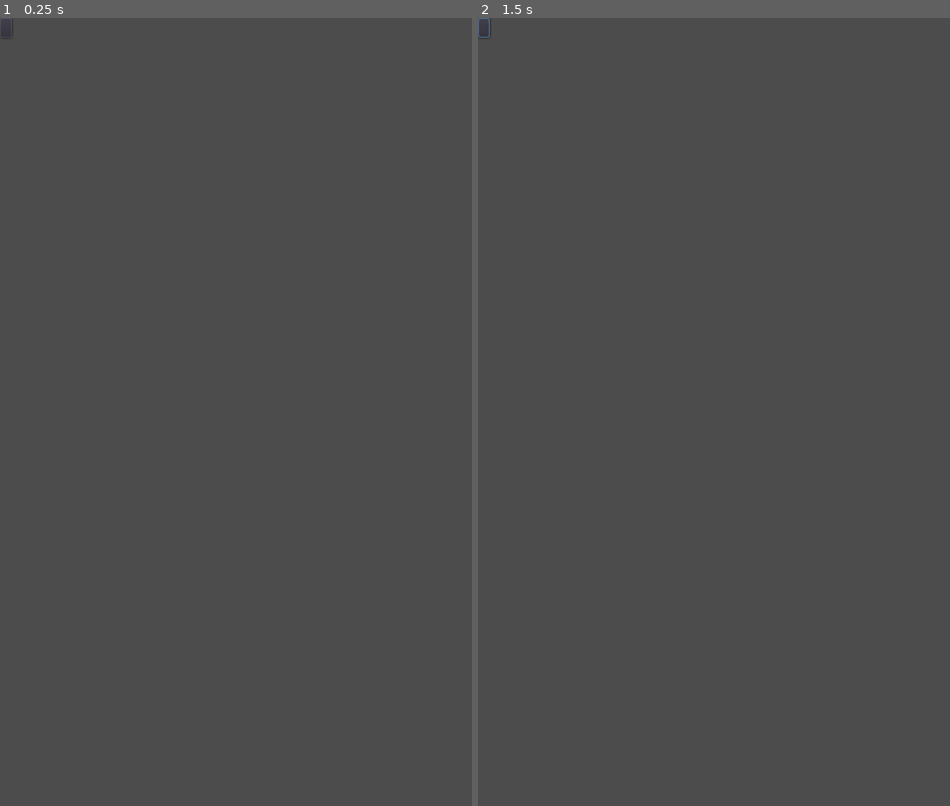
Above: before the commit, frames 1-2 (left to right).
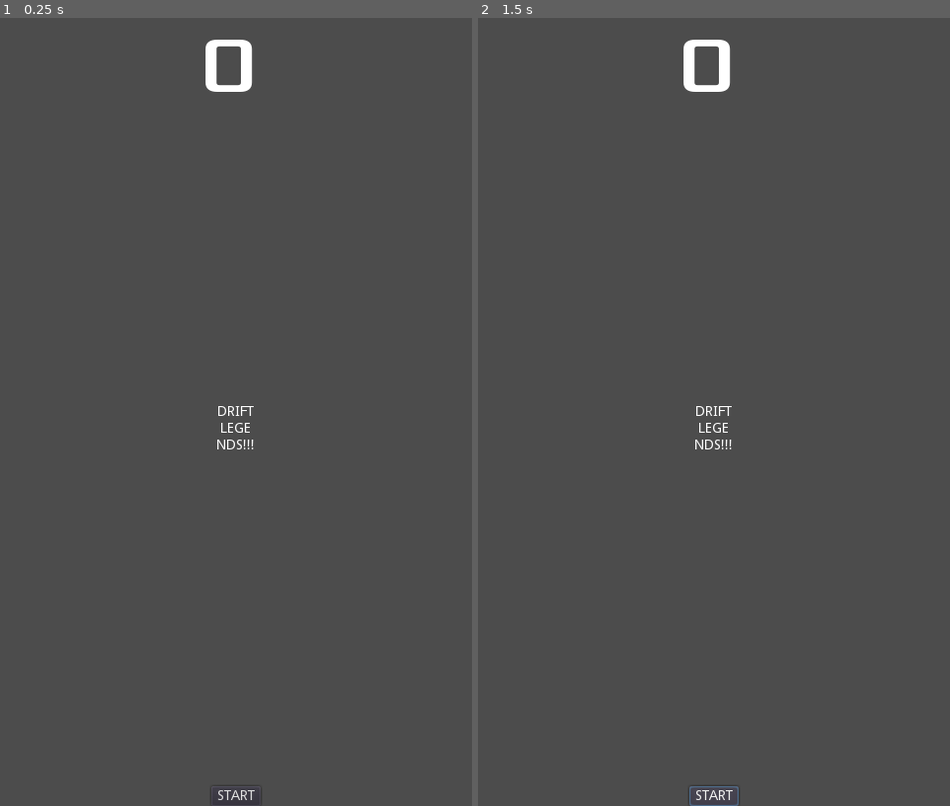
Above: after the commit, the same moments.

Repository: 20Deepshikha/final-project-gameteam
Game: Godot game, scene res://HUD.tscn
The game is run twice, just before and just after one commit, with the same random seed, the same clock (stepped at 60 frames per second) and the same inputs. This scene is started directly instead of the project's main scene.
Inputs (mouse positions are in pixels of both pictures, inside the frame that each line leads up to):
- Up to frame 1 (0.25 s): no input
- Up to frame 2 (1.5 s): click (482, 25) at 0.52 s; click (714, 798) at 1.25 s, where only the run after the commit has a clickable "START"

The runs differ from the first frame. In frame 1, 0.6% of the frame differs, in the area x 43-54%, y 2-100%; in frame 2, 0.6%, in the area x 0-56%, y 0-100%.

Commit message:
I am adding the start button

Diff:
--- /dev/null
+++ b/HUD.gd
@@ -0,0 +1,32 @@
+extends CanvasLayer
+
+signal start_game
+# Declare member variables here. Examples:
+# var a = 2
+# var b = "text"
+
+
+# Called when the node enters the scene tree for the first time.
+func show_message(text):
+	$Message.text = text
+	$Message.show()
+	$MessageTimer.start()
+
+func show_game_over():
+	show_message("Game Over")
+	# Wait until the MessageTimer has counted down.
+	await $MessageTimer.timeout
+
+	$Message.text = "Dodge the\nCreeps!"
+	$Message.show()
+	# Make a one-shot timer and wait for it to finish.
+	await get_tree().create_timer(1.0).timeout
+	$StartButton.show()
+func update_score(score):
+	$ScoreLabel.text = str(score)
+func _on_start_button_pressed():
+	$StartButton.hide()
+	start_game.emit()
+
+func _on_message_timer_timeout():
+	$Message.hide()
--- a/HUD.tscn
+++ b/HUD.tscn
@@ -1,17 +1,46 @@
-[gd_scene format=2]
+[gd_scene load_steps=3 format=2]
+
+[ext_resource path="res://Xolonium-Regular.ttf" type="DynamicFontData" id=1]
+
+[sub_resource type="DynamicFont" id=1]
+size = 80
+font_data = ExtResource( 1 )
 
 [node name="HUD" type="CanvasLayer"]
 
-[node name="Label" type="Label" parent="."]
-margin_right = 40.0
-margin_bottom = 14.0
+[node name="ScoreLabel" type="Label" parent="."]
+anchor_left = 0.5
+anchor_right = 0.5
+margin_left = -36.0
+margin_right = 36.0
+margin_bottom = 97.0
+custom_fonts/font = SubResource( 1 )
+text = "0"
 
-[node name="Label2" type="Label" parent="."]
-margin_right = 40.0
-margin_bottom = 14.0
+[node name="Message" type="Label" parent="."]
+anchor_left = 0.5
+anchor_top = 0.5
+anchor_right = 0.5
+anchor_bottom = 0.5
+margin_left = -20.0
+margin_top = -7.0
+margin_right = 20.0
+margin_bottom = 7.0
+text = "DRIFT LEGENDS!!!"
+align = 1
+valign = 1
+autowrap = true
 
-[node name="Button" type="Button" parent="."]
-margin_right = 12.0
-margin_bottom = 20.0
+[node name="StartButton" type="Button" parent="."]
+anchor_left = 0.5
+anchor_top = 1.0
+anchor_right = 0.5
+anchor_bottom = 1.0
+margin_left = -25.0
+margin_top = -20.0
+margin_right = 25.0
+text = "START"
 
-[node name="Timer" type="Timer" parent="."]
+[node name="MessageTimer" type="Timer" parent="."]
+wait_time = 2.0
+one_shot = true
Binary file added: assets/Xolonium-Regular.ttf
